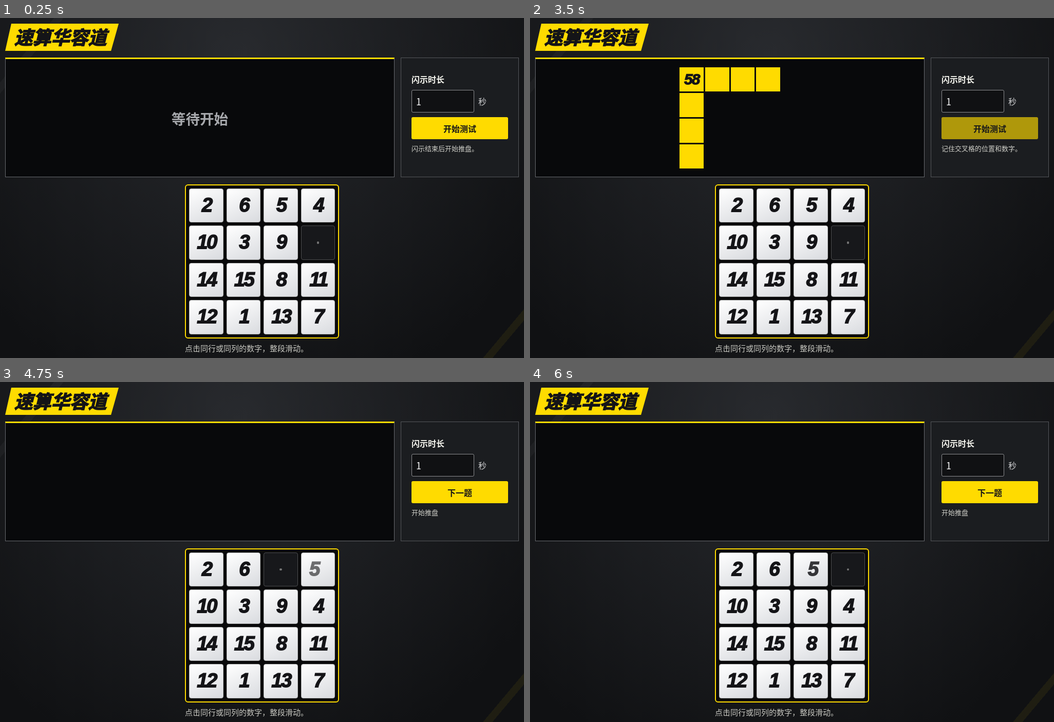
Above: before the commit, frames 1-4 (two rows, left to right).
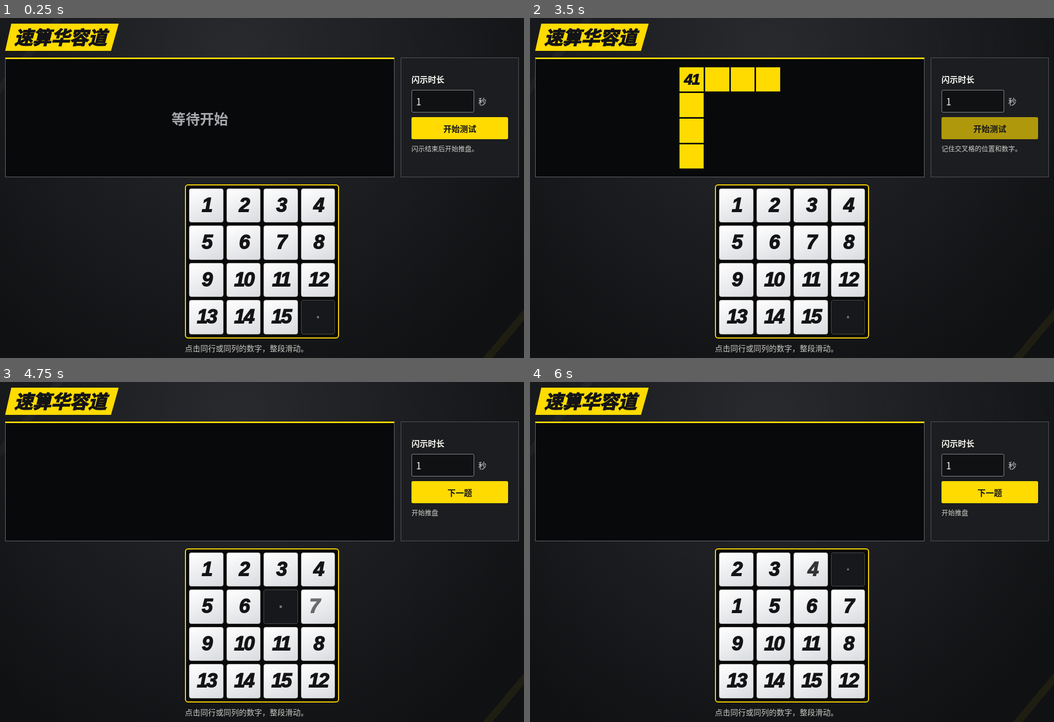
Above: after the commit, the same moments.

Repository: gaojiangjun0805-a11y/block-sum-puzzle
Game: browser game, page index.html
Same seed, same stepped clock (60 frames per second), same inputs: the game is played once before the commit and once after it.
Inputs:
- Up to frame 1 (0.25 s): no input
- Up to frame 2 (3.5 s): click "开始测试" at 0.27 s; hold Right 1.03-1.53 s; hold Down 1.58-1.85 s; hold Left 1.9-2.47 s; hold Up 2.52-2.82 s; hold Right from 2.87 s (still down)
- Up to frame 3 (4.75 s): release Right at 3.53 s; hold Up 3.58-3.82 s; hold Left 3.87-4.3 s; hold Down 4.35-4.68 s; hold Right from 4.73 s (still down)
- Up to frame 4 (6 s): release Right at 5.23 s; hold Down 5.28-5.55 s; hold Left from 5.6 s (still down)

The runs differ from the first frame. In frame 1, 2.0% of the frame differs, in the area x 37-64%, y 52-94%; in frame 2, 2.0%; in frame 3, 2.2%, in the area x 37-63%, y 50-90%; in frame 4, 0.9%.

Commit message:
Start each memory puzzle with ordered tiles

Diff:
--- a/game.js
+++ b/game.js
@@ -62,7 +62,7 @@
   const seed = crypto.getRandomValues(new Uint32Array(1))[0];
   const random = puzzle.randomFrom(seed);
   const center = Math.floor(random() * size ** 2);
-  board = puzzle.newBoard(random, 60, size);
+  board = puzzle.newBoard(size);
   const frame = puzzle.frameAt(center, size);
   const question = puzzle.generateGoal(board, 6, random, goal ? [goal] : [], size, [frame]);
   goal = { ...question, center };
--- a/puzzle.js
+++ b/puzzle.js
@@ -56,9 +56,8 @@
     return cells;
   }
 
-  function newBoard(random, steps, size) {
-    const cells = Array.from({ length: size ** 2 }, (_, index) => (index + 1) % (size ** 2));
-    return walk(cells, steps, random, size);
+  function newBoard(size) {
+    return Array.from({ length: size ** 2 }, (_, index) => (index + 1) % (size ** 2));
   }
 
   function frameAt(center, size) {
